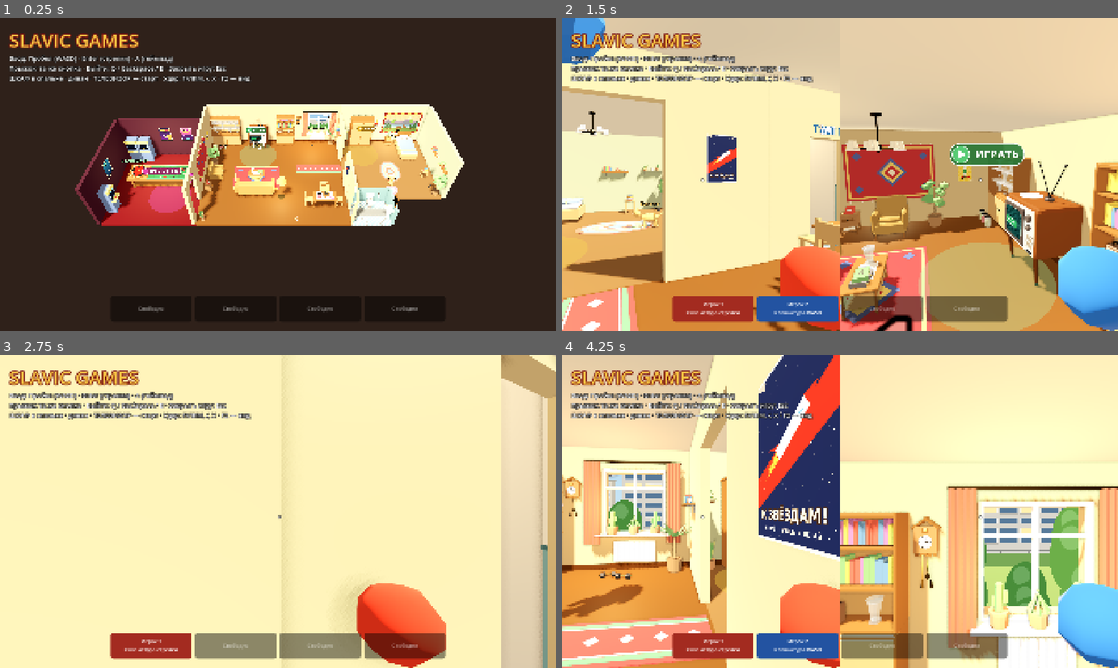
Above: before the commit, frames 1-4 (two rows, left to right).
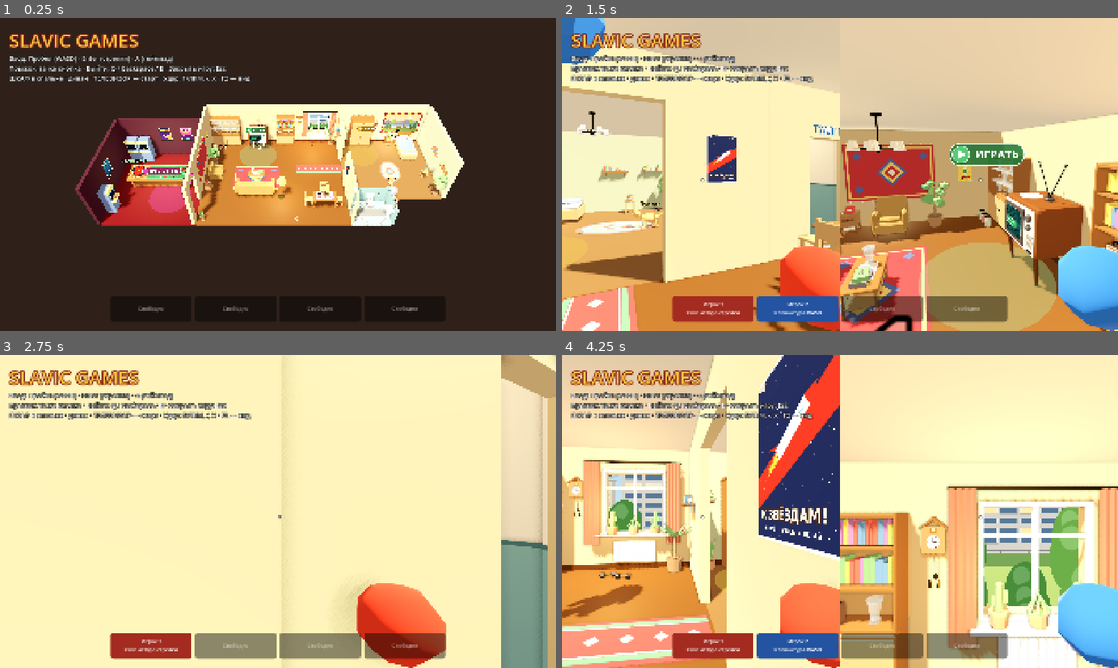
Above: after the commit, the same moments.

Repository: Gabrie1code/slavic-games
Game: Godot game, scene res://scenes/lobby/local_lobby.tscn
Two runs of this game, one before a commit and one after it. Both use one fixed random seed, a clock stepped at 60 frames per second and the inputs below. Sound files missing from this copy of the repository are replaced by a short silence.
Inputs (mouse positions are in pixels of both pictures, inside the frame that each line leads up to):
- Up to frame 1 (0.25 s): no input
- Up to frame 2 (1.5 s): tap Enter (menu_arrow_confirm) at 0.5 s; move the mouse to (962, 158) at 0.52 s; hold Right (menu_arrow_right) 0.53-1.28 s; tap Keypad Enter at 0.6 s; click (962, 158) at 0.67 s; tap Space at 0.77, 1.07 s; move the mouse to (812, 174) at 1.27 s; hold Up (menu_arrow_up) from 1.28 s (still down); tap E at 1.35 s
- Up to frame 3 (2.75 s): keep holding Up (menu_arrow_up); tap Space at 1.52, 1.82 s; move the mouse to (289, 505) at 2.02 s; tap Q at 2.1 s
- Up to frame 4 (4.25 s): release Up (menu_arrow_up) at 2.75 s; drag from (812, 574) to (673, 464) at 2.77 s; tap Enter (menu_arrow_confirm) at 3.5 s; move the mouse to (1006, 558) at 3.52 s; hold Left (menu_arrow_left) from 3.53 s (still down); tap C at 3.6 s; tap Space at 3.77, 4.07 s

The runs differ from the first frame. In frame 1, less than 0.1% of the frame differs, in the area x 32-72%, y 31-65%; in frame 2, 0.6%; in frame 3, 3.0%, in the area x 90-98%, y 59-100%; in frame 4, 1.0%.

Commit message:
Радио: музыка и быстрое восстановление; антенна короче; часы по центру; туалет: полосы, бумага, газета; зеркало рисует отражение; игровая: тёмные обои у двери
Co-Authored-By: Claude Opus 5.5 <noreply@anthropic.com>
Claude-Session: https://claude.ai/code/session_01D8uwbRJurrt4bqrYm2joHC

Diff:
--- a/scenes/lobby/apartment.gd
+++ b/scenes/lobby/apartment.gd
@@ -206,8 +206,9 @@
 	var shelf_pos := Vector3(-0.7, 0, -3.75)
 	_solid(_model("bookshelf"), Vector3(1.3, 2.3, 0.45), 1.15, shelf_pos)
 	# Радио и ряды книг бьются, как хрусталь, и через время появляются снова.
-	_breakable("radio", shelf_pos + Vector3(-0.3, 0.935, 0.02),
+	var radio := _breakable("radio", shelf_pos + Vector3(-0.3, 0.935, 0.02),
 		[Color("2e1a0f"), Color("bfb8a6"), Color("d9b44a")], 0.55)
+	_radio_music(radio)
 	var book_colors := [Color("992018"), Color("1a4080"), Color("2a6a2a"), Color("cc9918"),
 		Color("6a2a6a")]
 	_breakable("book_row_a", shelf_pos + Vector3(0, 1.43, 0), book_colors, 0.6, 0.06)
@@ -492,6 +493,26 @@
 	_place(_model("floor_runner"), Vector3(1.55, 0.004, -1.0))
 
 
+## Радио играет спокойную фоновую музыку (своя, без слов — tools/audio/radio_music.py).
+## Разбили — замолкает; через 5 сек радио появляется снова и опять играет.
+func _radio_music(radio: Breakable) -> void:
+	radio.respawn_time = 5.0
+	var stream := load("res://assets/audio/radio_music.wav") as AudioStreamWAV
+	stream.loop_mode = AudioStreamWAV.LOOP_FORWARD
+	stream.loop_begin = 0
+	stream.loop_end = int(stream.get_length() * stream.mix_rate)
+	var player := AudioStreamPlayer3D.new()
+	player.stream = stream
+	player.volume_db = -8.0
+	player.unit_size = 3.0
+	player.max_distance = 14.0
+	player.position = Vector3(0, 0.12, 0)
+	radio.add_child(player)
+	player.play()
+	radio.broken.connect(player.stop)
+	radio.restored.connect(func() -> void: player.play())
+
+
 ## Ковёр-картина на стене: тонкая основа и картинка спереди, снизу — бахрома.
 func _tapestry(center: Vector3, size: Vector2) -> void:
 	_box(Vector3(size.x, size.y, 0.02), center, _mat(Color("5a1612"), 0.95))
@@ -531,7 +552,7 @@
 	add_child(phone)
 	# Часы с кукушкой — на задней стене между книжной секцией и окном.
 	var clock := CuckooClock.new()
-	clock.position = Vector3(0.2, 1.95, BACK_Z)
+	clock.position = Vector3(0.3, 1.95, BACK_Z) # по центру между книжной секцией и шторой
 	add_child(clock)
 	# Кот бродит по всей квартире, лежанка — в спальне.
 	cat = LobbyCat.new()
@@ -558,6 +579,12 @@
 	# Со стороны гостиной стена у двери — своими обоями (игровая — тёмная).
 	_box(Vector3(0.02, WALL_HEIGHT, RUBGAME_DOOR_FROM_Z - RUBGAME_BACK_Z),
 		Vector3(LEFT_X - 0.21, WALL_HEIGHT / 2, (RUBGAME_BACK_Z + RUBGAME_DOOR_FROM_Z) / 2), wallpaper)
+	# И справа от двери, и над ней — тоже тёмные (там просвечивали светлые обои гостиной).
+	_box(Vector3(0.02, WALL_HEIGHT, LIVING_FRONT_Z - RUBGAME_DOOR_TO_Z),
+		Vector3(LEFT_X - 0.21, WALL_HEIGHT / 2, (RUBGAME_DOOR_TO_Z + LIVING_FRONT_Z) / 2), wallpaper)
+	_box(Vector3(0.02, WALL_HEIGHT - 2.4, RUBGAME_DOOR_TO_Z - RUBGAME_DOOR_FROM_Z),
+		Vector3(LEFT_X - 0.21, 2.4 + (WALL_HEIGHT - 2.4) / 2,
+		(RUBGAME_DOOR_FROM_Z + RUBGAME_DOOR_TO_Z) / 2), wallpaper)
 	_invisible_wall(Vector3(width, 3, 0.4), Vector3(center_x, 1.5, LIVING_FRONT_Z + 0.2))
 	_fp_only(_box(Vector3(width, WALL_HEIGHT, 0.2),
 		Vector3(center_x, WALL_HEIGHT / 2, LIVING_FRONT_Z + 0.1), wallpaper))
--- a/scenes/lobby/props/breakable.gd
+++ b/scenes/lobby/props/breakable.gd
@@ -5,6 +5,10 @@
 ## Игрок задевает вещь — она разлетается на осколки, через RESPAWN_TIME секунд
 ## появляется снова. Зона задевания — цилиндр от пола до вещи, чтобы можно было
 ## разбить и то, что стоит на полке: достаточно подойти вплотную.
+
+## Разбили / появилась снова (радио по ним выключает и включает музыку).
+signal broken
+signal restored
 
 const RESPAWN_TIME := 12.0
 const SHARD_LIFETIME := 3.0
@@ -14,6 +18,9 @@
 ## Задевая вещи телом, игрок разбивает не больше одной за TOUCH_GAP сек
 ## (иначе, проходя вдоль серванта, бил всю полку разом): id тела -> время последнего раза.
 static var _last_touch: Dictionary = {}
+
+## Через сколько секунд вещь появляется снова (у радио — быстрее).
+var respawn_time := RESPAWN_TIME
 
 var _model: Node3D
 var _colors: Array[Color] = []
@@ -66,7 +73,8 @@
 	away = away.normalized() if away.length() > 0.05 else Vector3.BACK
 	for i in SHARD_COUNT:
 		_spawn_shard(away)
-	await get_tree().create_timer(RESPAWN_TIME).timeout
+	broken.emit()
+	await get_tree().create_timer(respawn_time).timeout
 	if not is_inside_tree():
 		return
 	_model.visible = true
@@ -74,6 +82,7 @@
 	create_tween().tween_property(_model, "scale", Vector3.ONE, 0.35) \
 		.set_trans(Tween.TRANS_BACK).set_ease(Tween.EASE_OUT)
 	_broken = false
+	restored.emit()
 
 
 func _spawn_shard(away: Vector3) -> void:
--- a/scenes/lobby/props/mirror.gd
+++ b/scenes/lobby/props/mirror.gd
@@ -11,11 +11,14 @@
 const VIEW_DISTANCE := 4.5
 ## Камеры игроков, которые «смотрят» в зеркала (лобби добавляет камеры от первого лица).
 const VIEWER_GROUP := "fp_camera"
+const NEAR := 0.05
 
 var size := Vector2(0.42, 0.54)
 
 var _viewport: SubViewport
 var _camera: Camera3D
+## В прошлом кадре кто-то смотрел (true в начале — чтобы зеркало один раз нарисовалось сразу).
+var _had_viewer := true
 
 
 func setup(mirror_size: Vector2) -> Mirror:
@@ -31,8 +34,10 @@
 	add_child(_viewport)
 	_camera = Camera3D.new()
 	# Видно всех персонажей (и себя), без «кулаков в кадре», значков и картинок для вида сверху.
+	# Стена, на которой висит зеркало (и рамка), — на слоях стены туалета: камера зеркала стоит
+	# «за стеной» и её не рисует (иначе вместо отражения — тёмная стена).
 	_camera.cull_mask = 0xFFFFF & ~(0b1111 << 10) & ~ZoneBadge.OVERHEAD_LAYER \
-		& ~Apartment.OVERVIEW_ONLY_LAYER
+		& ~Apartment.OVERVIEW_ONLY_LAYER & ~ToiletRoom.WALL_LAYER & ~ToiletRoom.WALL_HIGH_LAYER
 	_viewport.add_child(_camera)
 	_camera.current = true
 	var quad := MeshInstance3D.new()
@@ -51,20 +56,25 @@
 
 
 func _process(_delta: float) -> void:
+	var normal := global_basis.z.normalized()
 	var viewer := _nearest_viewer()
-	if viewer == null:
-		_viewport.render_target_update_mode = SubViewport.UPDATE_DISABLED
-		return
-	_viewport.render_target_update_mode = SubViewport.UPDATE_ALWAYS
-	var normal := global_basis.z.normalized()
-	var eye := viewer.global_position
+	# Никого рядом — отражение «как будто стоят в метре от зеркала», обновляется редко.
+	var eye := global_position + normal * 1.2 + Vector3.DOWN * 0.1
+	if viewer:
+		eye = viewer.global_position
+		_viewport.render_target_update_mode = SubViewport.UPDATE_ALWAYS
+	elif _had_viewer:
+		_viewport.render_target_update_mode = SubViewport.UPDATE_ONCE # отошли — дорисовать раз
+	_had_viewer = viewer != null
 	var dist := (eye - global_position).dot(normal)
 	var reflected := eye - normal * dist * 2.0
 	# Камера «за зеркалом» смотрит сквозь него в комнату.
 	_camera.global_transform = Transform3D(Basis.looking_at(normal, Vector3.UP), reflected)
 	var center := _camera.global_transform.affine_inverse() * global_position
-	# Ближняя плоскость — сама поверхность зеркала: стена позади зеркала не рисуется.
-	_camera.set_frustum(size.y, Vector2(center.x, center.y), dist + 0.005, 80.0)
+	# Пирамида видимости точно по рамке зеркала: размер и сдвиг на ближней плоскости (NEAR)
+	# пропорционально уменьшены от плоскости зеркала (до неё dist).
+	var k := NEAR / maxf(dist, 0.05)
+	_camera.set_frustum(size.y * k, Vector2(center.x, center.y) * k, NEAR, 80.0)
 
 
 ## Ближайшие глаза перед зеркалом (null — никого рядом).
--- a/scenes/lobby/toilet_room.gd
+++ b/scenes/lobby/toilet_room.gd
@@ -22,6 +22,7 @@
 const PAINT_HEIGHT := 1.2
 const HEIGHT := 3.0
 const TILES := preload("res://assets/textures/toilet/floor_tiles.png")
+const NEWSPAPER := preload("res://assets/textures/toilet/newspaper.png")
 
 var toilet: Toilet
 
@@ -101,11 +102,19 @@
 		Vector3(X1 + 0.06, PAINT_HEIGHT + (HEIGHT - PAINT_HEIGHT) / 2.0, (Z0 + Z1) / 2.0), _whitewash)
 	right_high.layers = WALL_HIGH_LAYER
 	right_high.cast_shadow = GeometryInstance3D.SHADOW_CASTING_SETTING_OFF
+	var stripe := _box(Vector3(0.008, 0.03, depth), Vector3(X1 - 0.002, PAINT_HEIGHT, (Z0 + Z1) / 2.0),
+		_mat(Color("3d6670"))) # тёмная полоса по краю краски — как на других стенах
+	stripe.layers = WALL_LAYER
 	_collider(Vector3(0.2, HEIGHT, depth + 0.4), Vector3(X1 + 0.1, HEIGHT / 2.0, (Z0 + Z1) / 2.0))
 	# Передняя — как у всей квартиры: невидимая стенка и стена только от первого лица.
 	_collider(Vector3(width + 0.2, HEIGHT, 0.4), Vector3((X0 + X1) / 2.0, HEIGHT / 2.0, Z1 + 0.2))
 	_fp_only(Vector3(width, HEIGHT, 0.2), Vector3((X0 + X1) / 2.0, HEIGHT / 2.0, Z1 + 0.1),
 		_whitewash)
+	# Изнутри у передней стены тоже краска до PAINT_HEIGHT и полоска (видно от первого лица).
+	_fp_only(Vector3(width, PAINT_HEIGHT, 0.01),
+		Vector3((X0 + X1) / 2.0, PAINT_HEIGHT / 2.0, Z1 - 0.106), _paint) # грань стены — Z1 − 0.1
+	_fp_only(Vector3(width, 0.03, 0.014), Vector3((X0 + X1) / 2.0, PAINT_HEIGHT, Z1 - 0.108),
+		_mat(Color("3d6670")))
 
 
 ## Внутренняя отделка стены: краска до PAINT_HEIGHT (+ тёмная полоска по краю), выше побелка.
@@ -135,18 +144,20 @@
 	wire.layers = Apartment.FP_ONLY_LAYER
 	_build_paper_holder()
 	_build_sink()
-	# Газета «Правда» на гвозде — на стене с дверью.
-	var paper := _box(Vector3(0.01, 0.32, 0.24), Vector3(X0 + 0.09, 0.95, Z0 + 0.35),
-		_mat(Color("d9d4c4")))
-	paper.rotation.x = 0.06
-	var title := Label3D.new()
-	title.text = "ПРАВДА"
-	title.font_size = 18
-	title.outline_size = 0
-	title.modulate = Color("1a1a1a")
-	title.position = Vector3(X0 + 0.1, 1.06, Z0 + 0.35)
-	title.rotation.y = PI / 2.0
-	add_child(title)
+	# Газета «Кривда» на гвозде — на стене с дверью (tools/textures/newspaper.py).
+	var paper := MeshInstance3D.new()
+	var sheet := QuadMesh.new()
+	sheet.size = Vector2(0.24, 0.32)
+	paper.mesh = sheet
+	var paper_mat := StandardMaterial3D.new()
+	paper_mat.albedo_texture = NEWSPAPER
+	paper_mat.roughness = 0.9
+	paper_mat.cull_mode = BaseMaterial3D.CULL_DISABLED
+	paper.material_override = paper_mat
+	paper.position = Vector3(X0 + 0.075, 0.95, Z0 + 0.35)
+	paper.rotation = Vector3(0.0, PI / 2.0, 0.05) # лицом в туалет, чуть криво висит
+	add_child(paper)
+	_box(Vector3(0.02, 0.012, 0.012), Vector3(X0 + 0.075, 1.115, Z0 + 0.35), _mat(Color("444444")))
 
 
 ## Держатель туалетной бумаги на задней стене справа от унитаза: кронштейн, палочка, рулон.
@@ -178,7 +189,8 @@
 	roll.rotation.z = PI / 2.0 # ось вдоль стены
 	roll.position = pos + Vector3(0, 0, 0.12)
 	add_child(roll)
-	_box(Vector3(0.1, 0.12, 0.004), pos + Vector3(0, -0.1, 0.177), _mat(Color("f4f1ea"))) # свисает
+	# Свисающий кусок — касается рулона спереди (раньше висел в воздухе ниже рулона).
+	_box(Vector3(0.1, 0.12, 0.004), pos + Vector3(0, -0.06, 0.176), _mat(Color("f4f1ea")))
 
 
 ## Рукомойник с краном на правой стене у двери, над ним зеркало.
@@ -202,7 +214,9 @@
 			_mat(Color("d93a2a") if side < 0 else Color("3a6fd9")))
 		knob.cast_shadow = GeometryInstance3D.SHADOW_CASTING_SETTING_ON
 	# Зеркало в деревянной рамке.
-	_box(Vector3(0.03, 0.62, 0.5), Vector3(X1 - 0.015, 1.55, z), _mat(Color("6b4423")))
+	# Рамка — на слое стены: камера зеркала (она «за стеной») её не рисует.
+	var frame := _box(Vector3(0.03, 0.62, 0.5), Vector3(X1 - 0.015, 1.55, z), _mat(Color("6b4423")))
+	frame.layers = WALL_LAYER
 	# Настоящее отражение (Mirror): видно себя и других. Зеркало смотрит в комнату (−X).
 	var mirror := Mirror.new().setup(Vector2(0.42, 0.54))
 	mirror.position = Vector3(X1 - 0.032, 1.55, z)
Binary file changed: assets/models/apartment/radio.glb
Binary file added: assets/textures/toilet/newspaper.png
Not shown, added: assets/audio/radio_music.wav
Not shown, changed: docs/PROJECT_LOG.md
